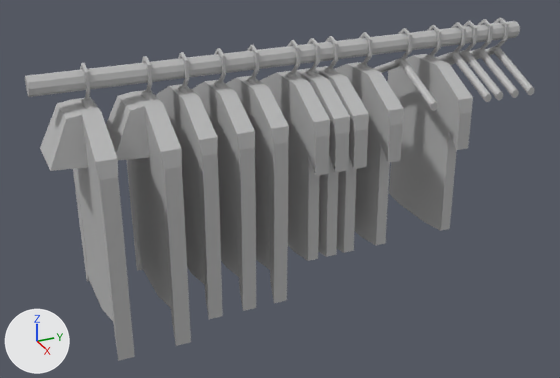
A saved change to the FBX model KittyQuest/Assets/Models/Obs/ClosetItems/ObsCleanCloset01.fbx.
The view is the same before and after, from a 50 mm camera at (0.0774, -0.0505, 0.0744) aimed at (0.0012, -0.0162, 0.0363). Arrows for +X, +Y and +Z are at lower left; the lights stay in place. Where no turn or scale is listed for an object, it has been applied to the vertices.

The scene before the commit, as lines of its bpy script (objects in view):
```python
me_mesh = bpy.data.meshes.new('Mesh')
me_mesh.from_pydata(...)  # 1260 vertices, 1368 faces; spans x -0.0075..0.0096, y -0.043..0.0159, z 0.024..0.0539
me_mesh.materials.append(mat_lambert1)  # grey #bcbcbc
ob_pcylinder17 = bpy.data.objects.new('pCylinder17', me_mesh)
ob_pcylinder17.location = (0.0, 0.0, 0.0)
```
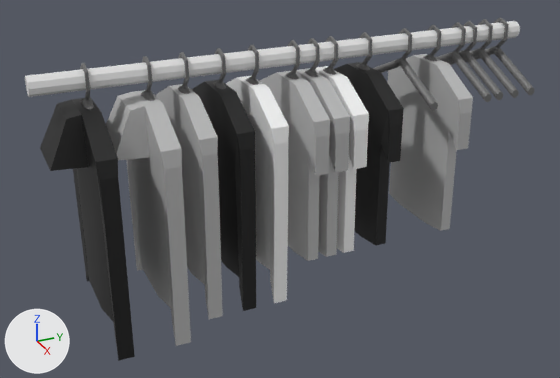
Boxes [x1, y1, x2, y2] around the edits, measured in the pictures (560 x 378 px):
part 1 of me_mesh, recoloured (grey to white): [26, 21, 520, 97] in both
part 2 of me_mesh, recoloured: [80, 18, 534, 111] in both
part 3 of me_mesh, recoloured: [225, 66, 369, 303] in both
part 4 of me_mesh, recoloured (grey to black): [334, 62, 404, 245] in both
part 5 of me_mesh, recoloured (grey to black): [73, 167, 135, 361] in both
part 6 of me_mesh, recoloured (grey to black): [40, 97, 122, 225] in both
part 7 of me_mesh, recoloured (grey to black): [216, 134, 256, 311] in both
part 8 of me_mesh, recoloured (grey to black): [191, 80, 255, 190] in both

The change, as a list of edits to the scene's bpy script:
```text
Add mat_closet01hangers:
    mat_closet01hangers = principled_material('Closet01Hangers')
    mat_closet01hangers.base_color = (0.154, 0.154, 0.154)  # dark grey #6d6d6d
Add mat_closet01bar:
    mat_closet01bar = principled_material('Closet01Bar')
    mat_closet01bar.base_color = (0.803, 0.803, 0.803)  # white #e7e7e7
Add mat_closet01shirt1:
    mat_closet01shirt1 = principled_material('Closet01Shirt1')
    mat_closet01shirt1.base_color = (0.00855, 0.00855, 0.00855)  # black #171717
Add mat_shirt4:
    mat_shirt4 = principled_material('Shirt4')
    mat_shirt4.base_color = (0.5, 0.5, 0.5)  # grey #bcbcbc
Add mat_closet01shirt2:
    mat_closet01shirt2 = principled_material('Closet01Shirt2')
    mat_closet01shirt2.base_color = (0.94, 0.94, 0.94)  # white #f8f8f8
Change me_mesh:
    where me_mesh.from_pydata(...)  # 1260 vertices, 1368 faces; spans x -0.0075..0.0096, y -0.043..0.0159, z 0.024..0.0539
    used by ob_pcylinder17; location = (0.0, 0.0, 0.0)
    me_mesh part 1: all 10 faces centred in x 0.0003..0.0022, y -0.0136, z 0.0513..0.0532 switch from mat_lambert1 (grey #bcbcbc) to mat_closet01bar (white #e8e8e8)
    me_mesh part 2: 990 of the faces centred in x -0.0055..0.0081, y -0.0379..0.0141, z 0.0461..0.0536 switch from mat_lambert1 (grey #bcbcbc) to mat_closet01hangers (dark grey #6d6d6d)
    me_mesh part 3: 68 of the faces centred in x -0.007..0.0089, y -0.0206..-0.0089, z 0.027..0.0497 switch from mat_lambert1 (grey #bcbcbc) to mat_closet01shirt2 (white #f8f8f8)
    me_mesh part 4: 30 of the faces centred in x -0.007..0.0089, y -0.0067..-0.0045, z 0.0295..0.0497 switch from mat_lambert1 (grey #bcbcbc) to mat_closet01shirt1 (black #171717)
    me_mesh part 5: 21 of the faces centred in x -0.0073..0.0095, y -0.0388..-0.0365, z 0.0252..0.0361 switch from mat_lambert1 (grey #bcbcbc) to mat_closet01shirt1 (black #171717)
    me_mesh part 6: 21 of the faces centred in x -0.0075..0.0096, y -0.0412..-0.0366, z 0.0425..0.0496 switch from mat_lambert1 (grey #bcbcbc) to mat_closet01shirt1 (black #171717)
    me_mesh part 7: 21 of the faces centred in x -0.0068..0.0088, y -0.0243..-0.0222, z 0.027..0.0372 switch from mat_lambert1 (grey #bcbcbc) to mat_closet01shirt1 (black #171717)
    me_mesh part 8: 17 of the faces centred in x -0.007..0.0089, y -0.0242..-0.0224, z 0.0431..0.0497 switch from mat_lambert1 (grey #bcbcbc) to mat_closet01shirt1 (black #171717)
    add me_mesh.materials.append(mat_shirt4)  # grey #bcbcbc
```
